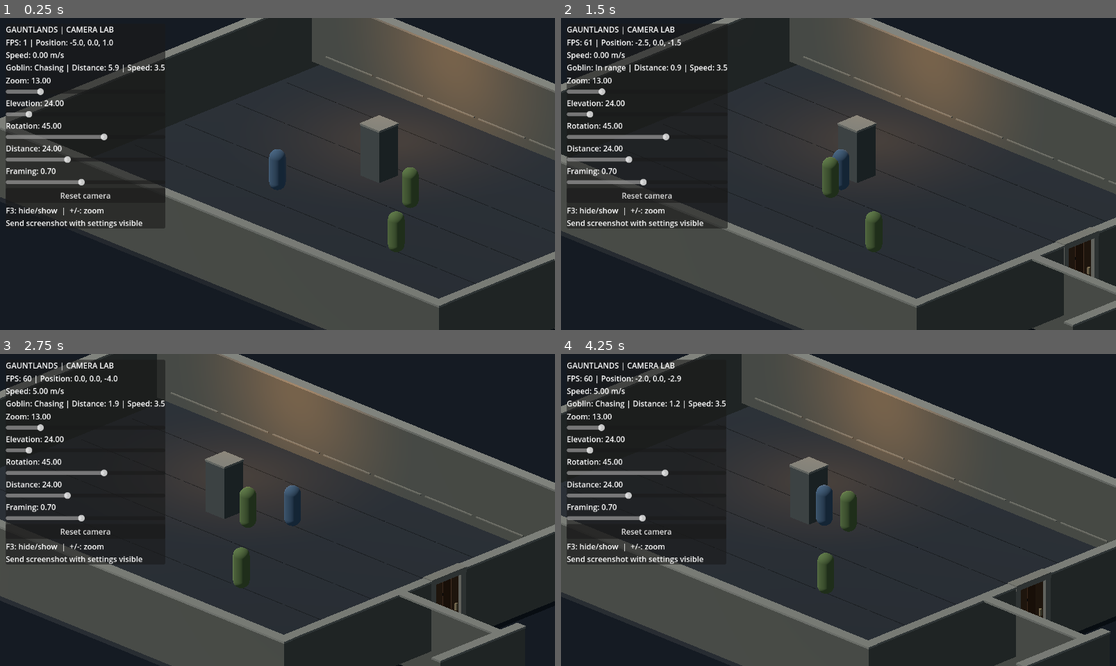
Above: before the commit, frames 1-4 (two rows, left to right).
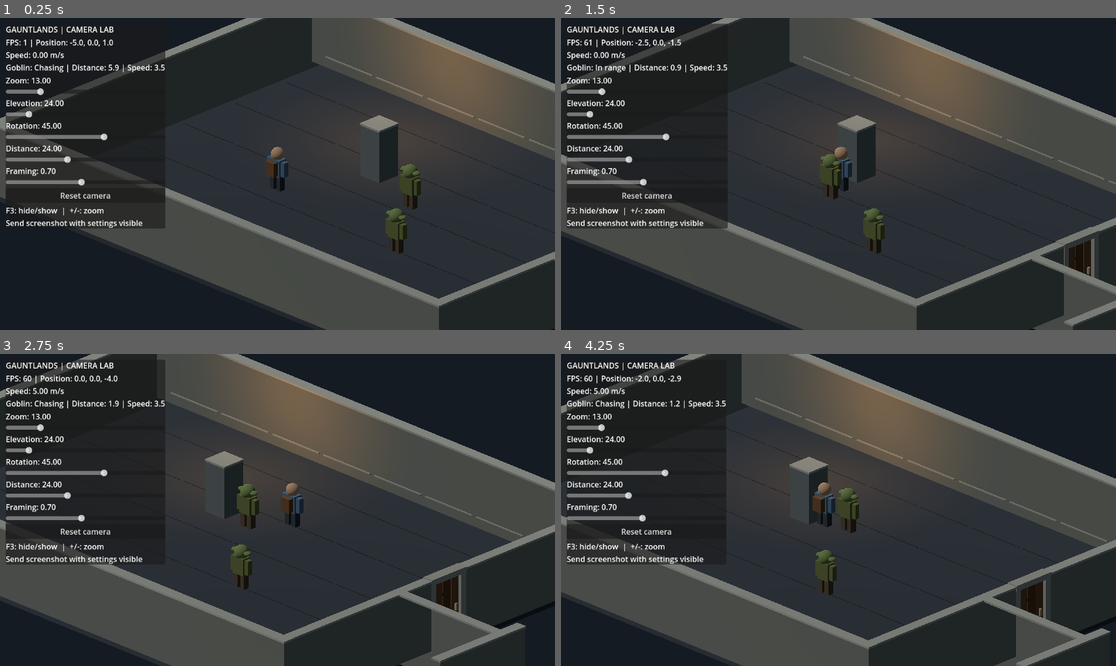
Above: after the commit, the same moments.

Repository: Jonty303/Project-Gauntlands
Game: Godot game, scene res://scenes/experiment_25d.tscn
Same seed, same stepped clock (60 frames per second), same inputs: the game is played once before the commit and once after it. This scene is started directly instead of the project's main scene.
Inputs (mouse positions are in pixels of both pictures, inside the frame that each line leads up to):
- Up to frame 1 (0.25 s): no input
- Up to frame 2 (1.5 s): tap Enter (ui_accept) at 0.5, 0.77 s; move the mouse to (960, 158) at 0.52 s; hold D (move_right) 0.53-1.25 s; hold Space (attack) 0.53-1.25 s; click (960, 158) at 0.67 s; drag from (727, 189) to (810, 236) at 1.27 s
- Up to frame 3 (2.75 s): move the mouse to (333, 441) at 2.02 s; hold D (move_right) from 2.03 s (still down); tap Q (target_previous) at 2.1 s
- Up to frame 4 (4.25 s): release D (move_right) at 2.75 s; drag from (810, 572) to (672, 463) at 2.77 s; move the mouse to (1005, 556) at 3.52 s; hold A (move_left) from 3.53 s (still down); hold Space (attack) from 3.53 s (still down); tap Enter (ui_accept) at 3.77 s

The runs differ from the first frame. In frame 1, 0.9% of the frame differs, in the area x 47-76%, y 41-76%; in frame 2, 0.7%; in frame 3, 0.9%, in the area x 41-55%, y 41-76%; in frame 4, 0.9%.

Commit message:
Add low-poly adventurer and goblin silhouettes plus chamber floor and altar details

Diff:
--- a/scripts/experiment_25d.gd
+++ b/scripts/experiment_25d.gd
@@ -49,9 +49,13 @@
     _setup_room_concealment()
     _make_box("Pillar", Vector3(-3,1.15,-3), Vector3(1.1,2.3,1.1), Color("#666d6c"))
     _decorate_start_room()
+    _decorate_chamber()
     hero = _make_actor("Hero", Vector3(-5,0,1), Color("#587b9c"))
+    _decorate_actor(hero, true)
     for position in [Vector3(1,0,-2),Vector3(3,0,2),Vector3(24,0,0)]:
-        goblins.append(_make_actor("Goblin",position,Color("#769557")))
+        var goblin := _make_actor("Goblin",position,Color("#769557"))
+        goblins.append(goblin)
+        _decorate_actor(goblin, false)
     goblins[2].reparent(chamber_root, true)
     camera = Camera3D.new()
     camera.name = "IsometricCamera"
@@ -97,6 +101,80 @@
     # A small stone plinth and an iron brazier beside the first doorway.
     _make_box("BrazierPlinth", Vector3(10.6,0.24,-3.0), Vector3(0.9,0.48,0.9), Color("#66675f"))
     _make_box("BrazierBowl", Vector3(10.6,0.58,-3.0), Vector3(0.7,0.2,0.7), Color("#292a29"), false)
+
+func _decorate_chamber() -> void:
+    # Decorations belong to the room, so discovery hides them as a unit.
+    for x in [21.0, 25.0, 28.0]:
+        for z in [-4.0, 0.0, 4.0]:
+            _make_box("ChamberFloorJoint", Vector3(x, 0.005, z), Vector3(2.7, 0.012, 0.045), Color("#23282b"), false)
+            get_node("ChamberFloorJoint").reparent(chamber_root, true)
+    _make_box("ChamberAltar", Vector3(27,0.42,-3.4), Vector3(1.5,0.84,1.0), Color("#62655e"))
+    get_node("ChamberAltar").reparent(chamber_root, true)
+    _make_box("AltarTop", Vector3(27,0.88,-3.4), Vector3(1.65,0.13,1.15), Color("#989588"), false)
+    get_node("AltarTop").reparent(chamber_root, true)
+
+func _decorate_actor(actor: CharacterBody3D, is_hero: bool) -> void:
+    # Low-poly silhouettes: distinct head, torso, limbs, and equipment.
+    var visual := actor.get_node_or_null("Visual") as MeshInstance3D
+    if visual != null:
+        visual.visible = false
+    var torso := MeshInstance3D.new()
+    torso.name = "Torso"
+    var torso_mesh := BoxMesh.new()
+    torso_mesh.size = Vector3(0.62, 0.77, 0.42)
+    torso.mesh = torso_mesh
+    torso.position.y = 1.04
+    var torso_mat := StandardMaterial3D.new()
+    torso_mat.albedo_color = Color("#506c82") if is_hero else Color("#646b39")
+    torso.material_override = torso_mat
+    actor.add_child(torso)
+    var head := MeshInstance3D.new()
+    head.name = "Head"
+    var head_mesh := SphereMesh.new()
+    head_mesh.radius = 0.28 if is_hero else 0.31
+    head_mesh.height = 0.56 if is_hero else 0.62
+    head.mesh = head_mesh
+    head.position.y = 1.63
+    var skin := StandardMaterial3D.new()
+    skin.albedo_color = Color("#c29a76") if is_hero else Color("#73864c")
+    head.material_override = skin
+    actor.add_child(head)
+    for side in [-1.0, 1.0]:
+        var leg := MeshInstance3D.new()
+        var leg_mesh := BoxMesh.new()
+        leg_mesh.size = Vector3(0.23, 0.62, 0.29)
+        leg.mesh = leg_mesh
+        leg.position = Vector3(side * 0.18, 0.34, 0)
+        var cloth := StandardMaterial3D.new()
+        cloth.albedo_color = Color("#343b40") if is_hero else Color("#554634")
+        leg.material_override = cloth
+        actor.add_child(leg)
+        var arm := MeshInstance3D.new()
+        var arm_mesh := BoxMesh.new()
+        arm_mesh.size = Vector3(0.2, 0.65, 0.24)
+        arm.mesh = arm_mesh
+        arm.position = Vector3(side * 0.42, 1.04, 0)
+        arm.material_override = torso_mat
+        actor.add_child(arm)
+        if not is_hero:
+            var ear := MeshInstance3D.new()
+            var ear_mesh := SphereMesh.new()
+            ear_mesh.radius = 0.16
+            ear_mesh.height = 0.19
+            ear.mesh = ear_mesh
+            ear.position = Vector3(side * 0.36, 1.65, 0)
+            ear.material_override = skin
+            actor.add_child(ear)
+    if is_hero:
+        var pack := MeshInstance3D.new()
+        var pack_mesh := BoxMesh.new()
+        pack_mesh.size = Vector3(0.48, 0.62, 0.24)
+        pack.mesh = pack_mesh
+        pack.position = Vector3(0, 1.05, 0.34)
+        var leather := StandardMaterial3D.new()
+        leather.albedo_color = Color("#6b4b31")
+        pack.material_override = leather
+        actor.add_child(pack)
 
 func _physics_process(delta: float) -> void:
     var direction := Input.get_vector("move_left","move_right","move_up","move_down")
@@ -341,6 +419,7 @@
     capsule_mesh.height = 1.8
     body.mesh = capsule_mesh
     body.position.y = 0.9
+    body.name = "Visual"
     var material := StandardMaterial3D.new()
     material.albedo_color = tint
     body.material_override = material
